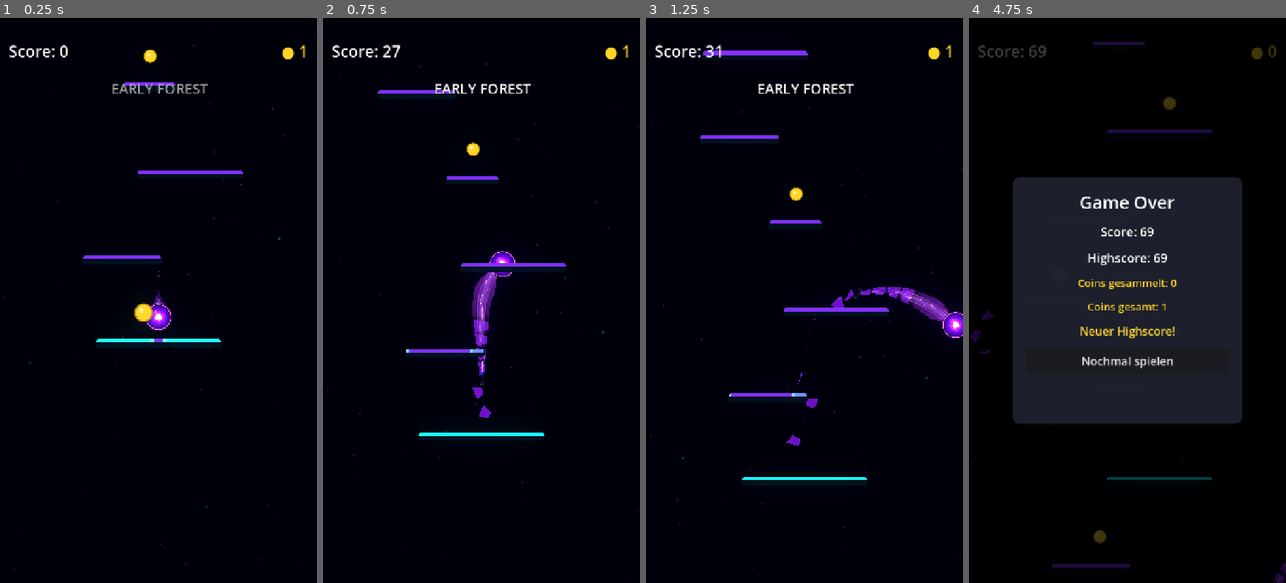
Above: before the commit, frames 1-4 (left to right).
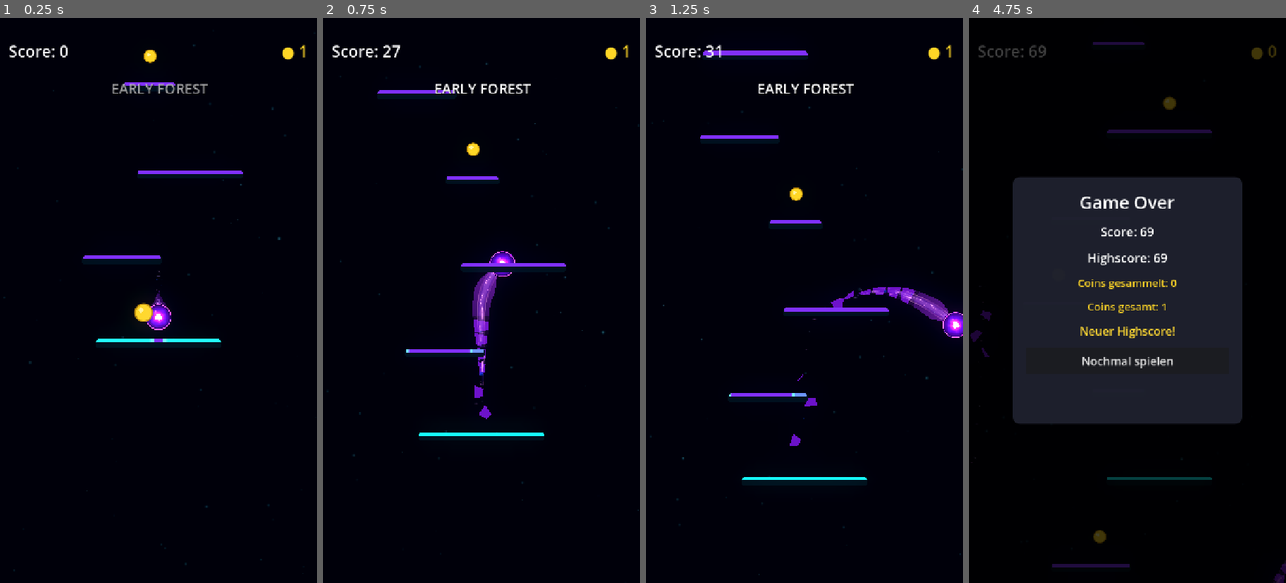
Above: after the commit, the same moments.

Repository: Kryodo/TowerJump
Game: Godot game, scene res://scenes/main.tscn
Two runs of this game, one before a commit and one after it. Both use one fixed random seed, a clock stepped at 60 frames per second and the inputs below.
Inputs (mouse positions are in pixels of both pictures, inside the frame that each line leads up to):
- Up to frame 1 (0.25 s): no input
- Up to frame 2 (0.75 s): move the mouse to (551, 272) at 0.52 s; hold Right (ui_right) from 0.53 s (still down); click (551, 272) at 0.67 s
- Up to frame 3 (1.25 s): keep holding Right (ui_right)
- Up to frame 4 (4.75 s): release Right (ui_right) at 1.25 s; drag from (1064, 328) to (1117, 193) at 1.27 s; click "Nochmal spielen" at 2 s; move the mouse to (1159, 176) at 2.77 s; hold Right (ui_right) 2.78-3.5 s; drag from (1111, 413) to (1057, 215) at 3.52 s; move the mouse to (1222, 385) at 4.27 s; hold Left (ui_left) from 4.28 s (still down)

Frame 1 is identical in both runs. In frame 2, less than 0.1% of the frame differs, in the area x 47-54%, y 58-71%; in frame 3, less than 0.1%, in the area x 44-66%, y 48-76%; in frame 4, less than 0.1%.

Commit message:
Clear event masks in fallback mode and refine shard spin

Diff:
--- a/scripts/ball_trail.gd
+++ b/scripts/ball_trail.gd
@@ -461,6 +461,7 @@
 			polygon_uvs.append(Vector2(cumulative_distances[i] / total_distance, 0.0))
 
 		_clear_shed_geometry_pieces()
+		_sync_shed_gap_materials(cumulative_distances, total_distance)
 
 	_unified_shape.polygon = polygon_points
 	_unified_shape.uv = polygon_uvs
@@ -584,7 +585,7 @@
 	var outward_speed: float = lerpf(24.0, 44.0, absf(sin(sequence_value * 17.13 + 2.7)))
 	var drift_speed: float = lerpf(9.0, 22.0, absf(sin(sequence_value * 6.73 + 1.4)))
 	var lifetime: float = lerpf(0.42, 0.70, absf(sin(sequence_value * 3.91 + 0.8)))
-	var angular_velocity: float = lerpf(-3.0, 3.0, sin(sequence_value * 8.31 + 0.9))
+	var angular_velocity: float = sin(sequence_value * 8.31 + 0.9) * 3.0
 	var velocity: Vector2 = (
 		normals[source_index] * side * outward_speed
 		+ tangents[source_index] * drift_speed
